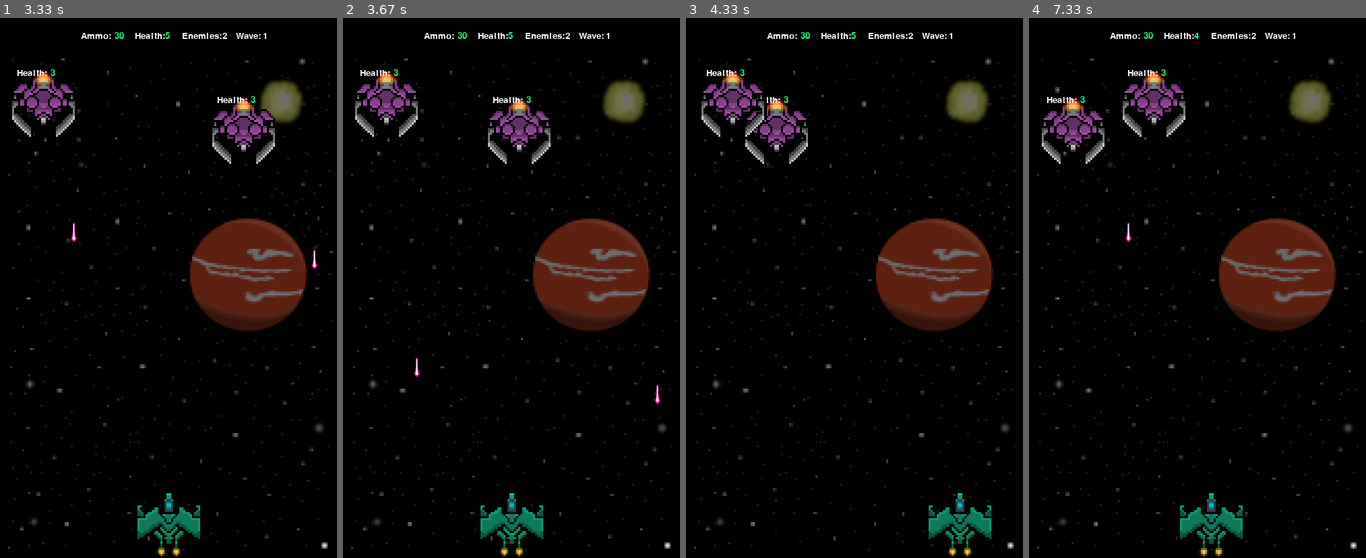
Above: before the commit, frames 1-4 (left to right).
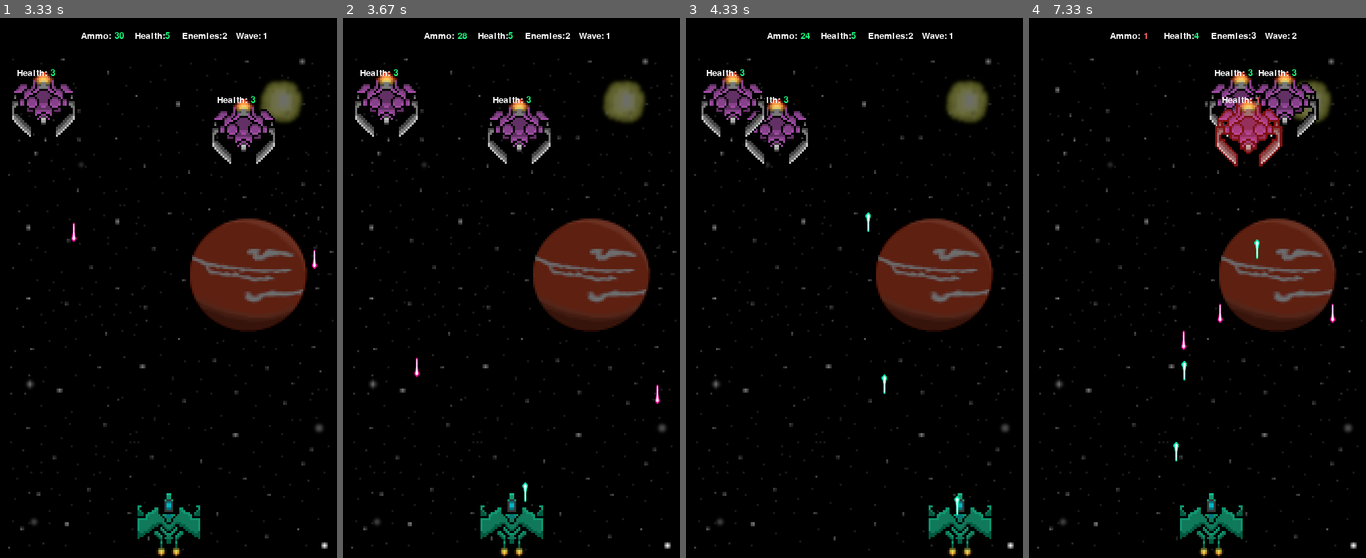
Above: after the commit, the same moments.

Repository: enablex3/pygame-game1
Game: pygame game, started from main.py
Same seed, same stepped clock (60 frames per second), same inputs: the game is played once before the commit and once after it.
Inputs:
- Up to frame 1 (3.33 s): no input
- Up to frame 2 (3.67 s): tap Space at 3.57 s
- Up to frame 3 (4.33 s): hold D from 3.9 s (still down); tap Space at 3.97, 4.27 s
- Up to frame 4 (7.33 s): release D at 4.37 s; hold D 4.4-4.87 s; tap Space at 4.47, 4.77, 4.97, 5.27, 5.53, 5.83, 5.97, 6.27, 6.63, 6.93, 7.13 s; hold A 4.9-5.43 s; hold A 5.47-5.87 s; hold D 5.9-6.53 s; hold A 6.57-7.03 s; hold D from 7.07 s (still down)

Frame 1 is identical in both runs. In frame 2, less than 0.1% of the frame differs, in the area x 34-55%, y 2-90%; in frame 3, 0.1%; in frame 4, 5.5%, in the area x 3-91%, y 2-83%.

Commit message:
Shooting now requires SPACE key, not mouse

Diff:
--- a/main.py
+++ b/main.py
@@ -157,7 +157,7 @@
 
             # add a new bullet to the player bullet list if condition met
             if not "RELOAD" in ammo_indicator.label:
-                update_ammo_text = player.add_bullet(event)
+                update_ammo_text = player.add_bullet(pygame.key.get_pressed())
 
             if update_ammo_text:
                 ammo_indicator.update()
--- a/player.py
+++ b/player.py
@@ -64,14 +64,13 @@
         if keys_pressed[pygame.K_d]:
             self.rect.x += self.velocity
 
-    def add_bullet(self, event):
-        if event.type == pygame.MOUSEBUTTONDOWN:
-            if event.button == 1:
-                # fire bullet
-                bullet = PlayerBeam(self.rect)
-                self.bullets.append(bullet)
-                pygame.mixer.Channel(0).play(pygame.mixer.Sound("sfx/shoot.wav"))
-                return True
+    def add_bullet(self, keys_pressed):
+        if keys_pressed[pygame.K_SPACE]:
+            # fire bullet
+            bullet = PlayerBeam(self.rect)
+            self.bullets.append(bullet)
+            pygame.mixer.Channel(0).play(pygame.mixer.Sound("sfx/shoot.wav"))
+            return True
         return False
 
     def shoot(self):
